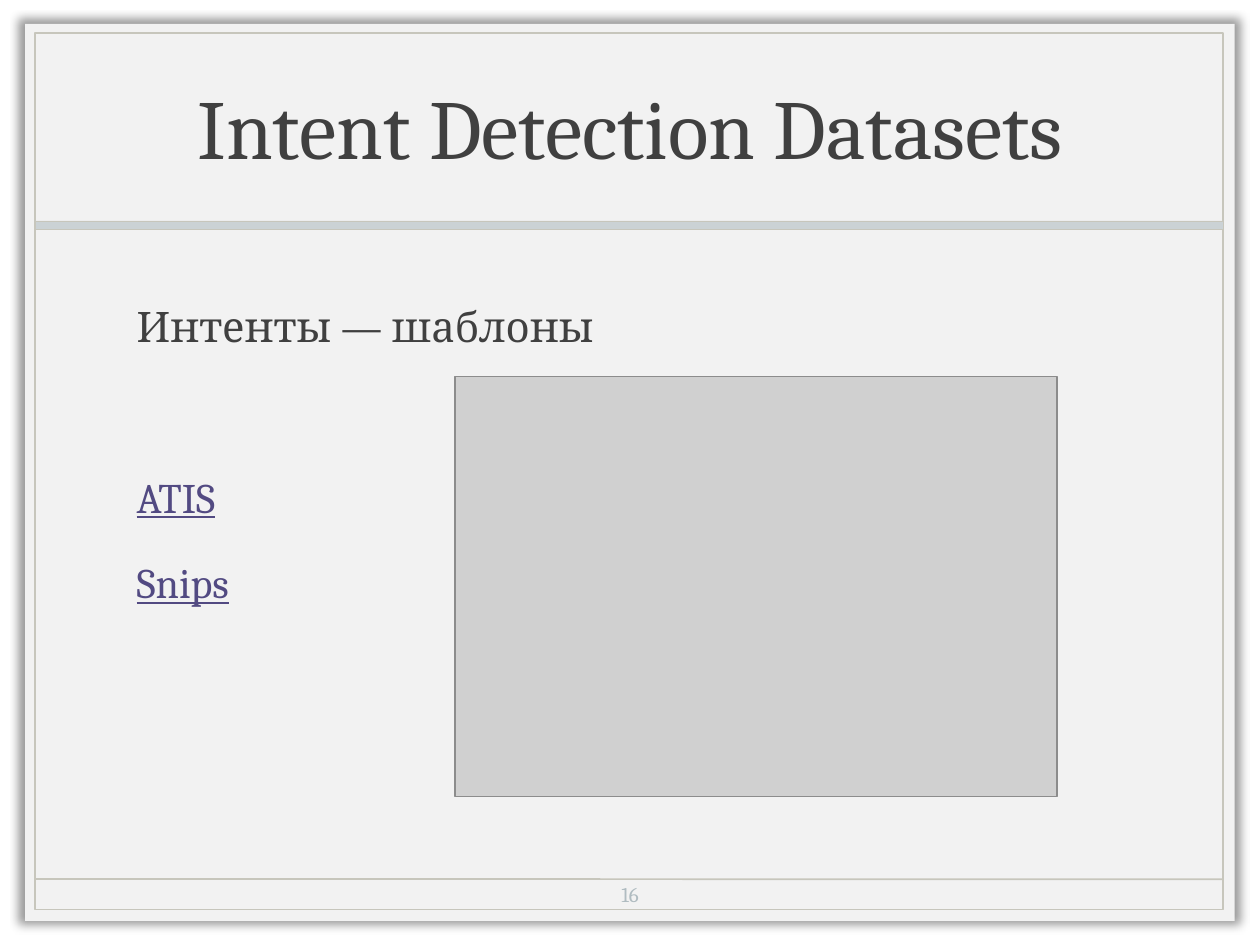
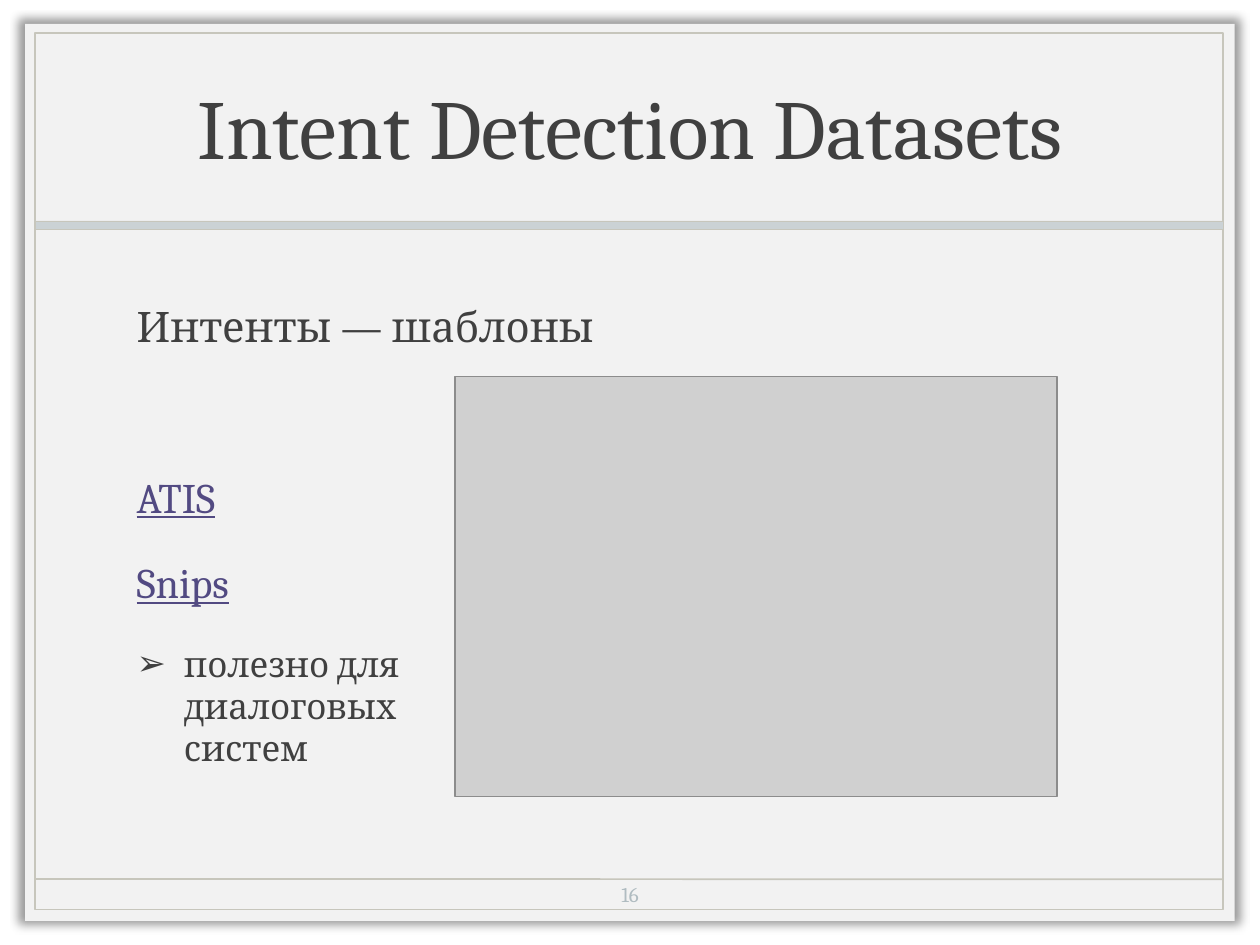
Before and after one commit to named-entity/hse-nlp, a slide deck: slide 17 of 4th_year/Slides/8_information-extraction.pptx. Drawn at 1260x945 pixels with LibreOffice and Linux fonts; fonts in the diff are those of the drawing; grey boxes stand for pictures; background and template pictures are left out. Boxes give left, top, right and bottom in pixels: in the first picture for what was removed or moved away, otherwise in the second. Text is boxed around its words. In the diff, an @@ line names an element or a change of style, - is before the commit and + after.

```diff
--- a/4th_year/Slides/8_information-extraction.pptx
+++ b/4th_year/Slides/8_information-extraction.pptx
@@ text at [184, 658, 399, 762]: paragraph added @@
+➢ полезно для
+  диалоговых
+  систем
```
Also in this commit, not shown: 4 other slides changed, 2 other files.
